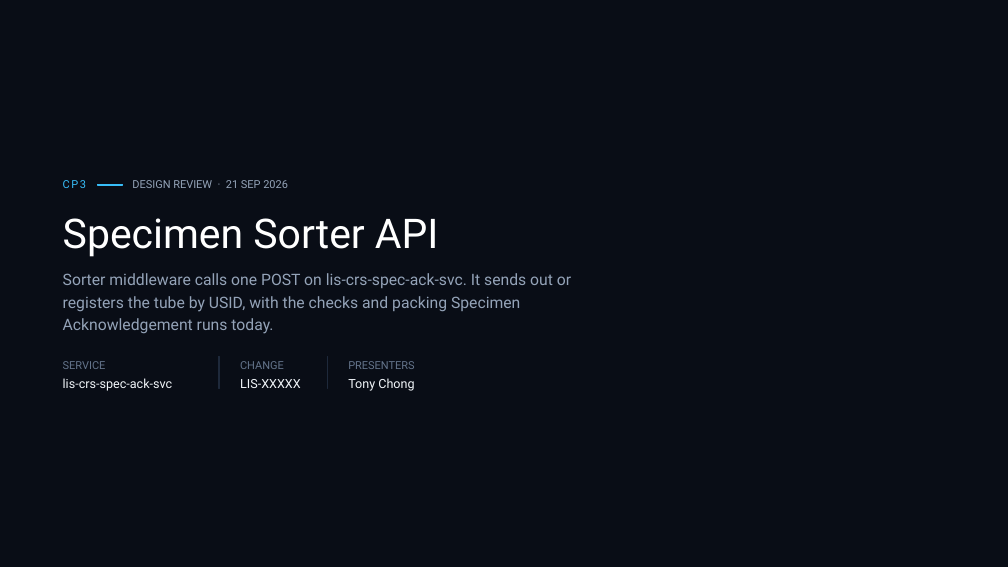
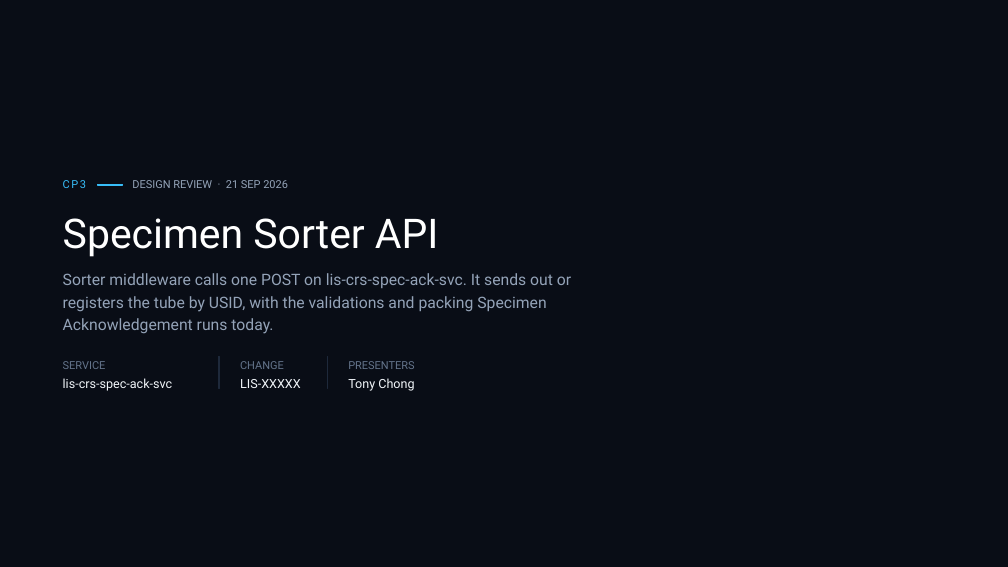
Before and after one commit to DragonChong/HA-Notes, a slide deck: slide 1 of SDLC/Projects/TMP-specimen-sorter-api — Specimen Sorter API/assets/Specimen Sorter API v3.pptx. Drawn at 1008x567 pixels with LibreOffice and Linux fonts; fonts in the diff are those of the drawing. Boxes give left, top, right and bottom in pixels: in the first picture for what was removed or moved away, otherwise in the second. Text is boxed around its words. In the diff, an @@ line names an element or a change of style, - is before the commit and + after.

```diff
--- a/SDLC/Projects/TMP-specimen-sorter-api — Specimen Sorter API/assets/Specimen Sorter API v3.pptx
+++ b/SDLC/Projects/TMP-specimen-sorter-api — Specimen Sorter API/assets/Specimen Sorter API v3.pptx
@@ text at (63,273,571,334): text changed @@
-Sorter middleware calls one POST on lis-crs-spec-ack-svc. It sends out or registers the tube by USID, with the checks and packing Specimen Acknowledgement runs today.
+Sorter middleware calls one POST on lis-crs-spec-ack-svc. It sends out or registers the tube by USID, with the validations and packing Specimen Acknowledgement runs today.
```
Also in this commit, not shown: 3 other slides changed, 3 other files.
